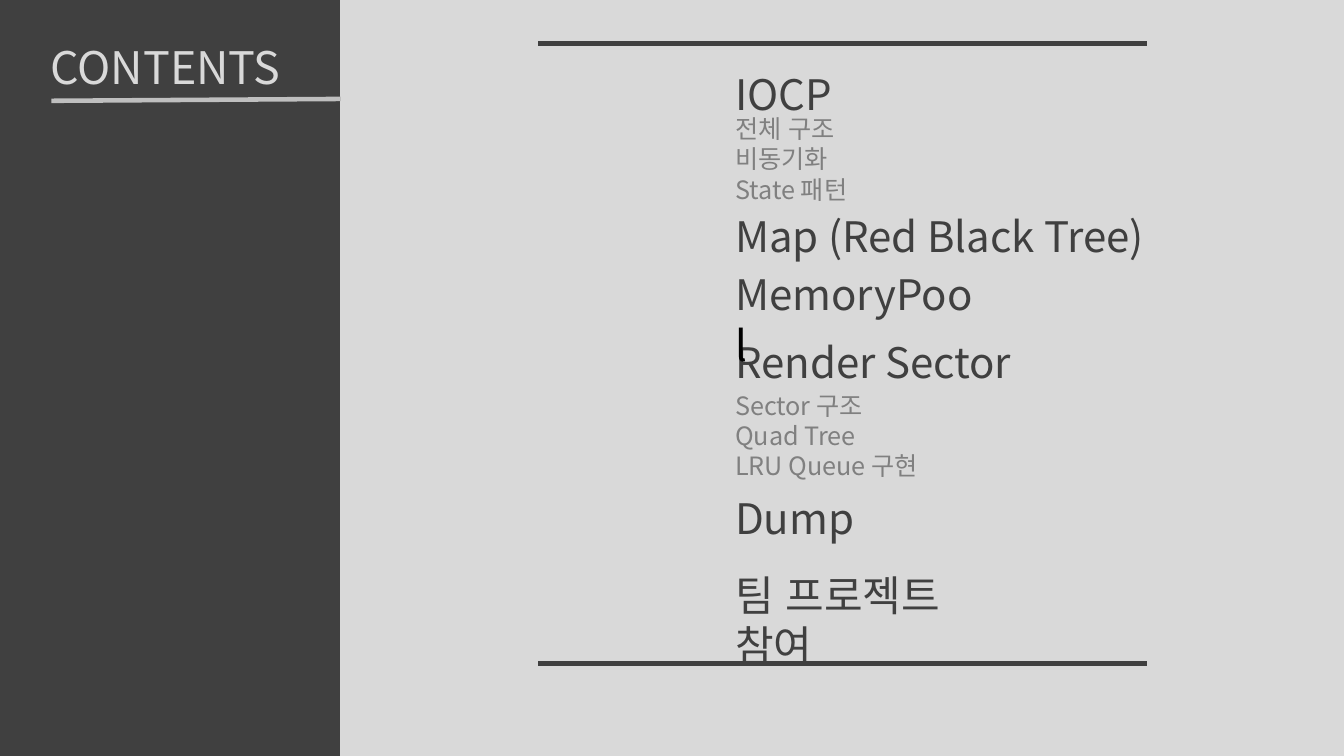
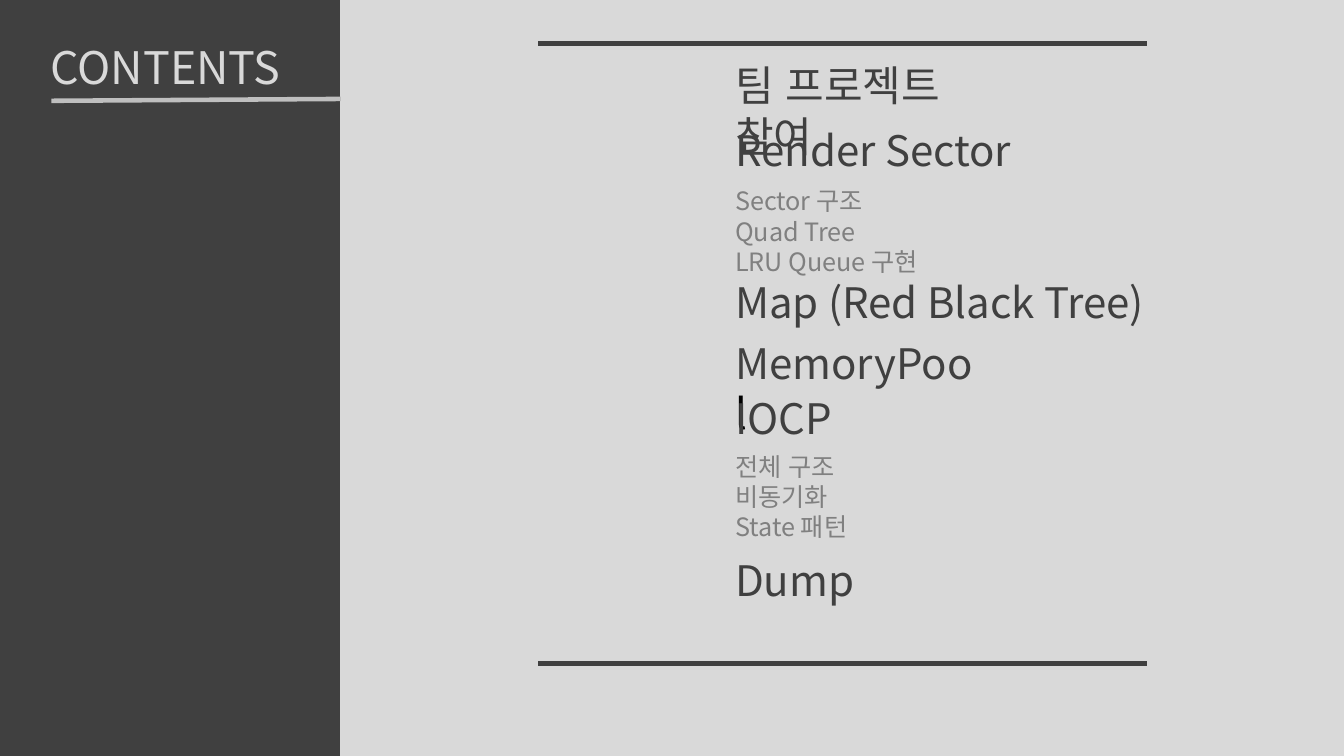
Before and after one commit to roka0105/Team.Yggdrasil_Server, a slide deck: slide 2 of 최예람 포트폴리오.pptx. Drawn at 1344x756 pixels with LibreOffice and Linux fonts; fonts in the diff are those of the drawing. Boxes give left, top, right and bottom in pixels: in the first picture for what was removed or moved away, otherwise in the second. Text is boxed around its words. In the diff, an @@ line names an element or a change of style, - is before the commit and + after.

```diff
--- a/최예람 포트폴리오.pptx
+++ b/최예람 포트폴리오.pptx
@@ text "팀 프로젝트 참여" rewrapped from <box>735,576,939,666</box> to <box>735,66,939,162</box> @@
@@ text "Render Sector": place and size @@
-text "Render Sector" at <box>735,336,1011,379</box>
+text "Render Sector" at <box>735,124,1011,167</box>
@@ text "Sector 구조": place and size @@
-text "Sector 구조" at <box>735,396,917,480</box>
+text "Sector 구조" at <box>735,191,917,276</box>
@@ text "Map (Red Black Tree)": place and size @@
-text "Map (Red Black Tree)" at <box>735,218,1144,262</box>
+text "Map (Red Black Tree)" at <box>735,284,1144,328</box>
@@ text "MemoryPool": place and size @@
-text "MemoryPool" at <box>725,264,984,326</box>
+text "MemoryPool" at <box>725,333,984,394</box>
@@ text "IOCP": place and size @@
-text "IOCP" at <box>735,78,832,121</box>
+text "IOCP" at <box>735,395,832,435</box>
@@ text "전체 구조": place and size @@
-text "전체 구조" at <box>735,117,847,201</box>
+text "전체 구조" at <box>735,455,847,538</box>
@@ text "Dump": place and size @@
-text "Dump" at <box>735,503,854,544</box>
+text "Dump" at <box>735,565,854,606</box>
```
Also in this commit, not shown: 12 other slides changed, 3 slides added, 4 other files.
